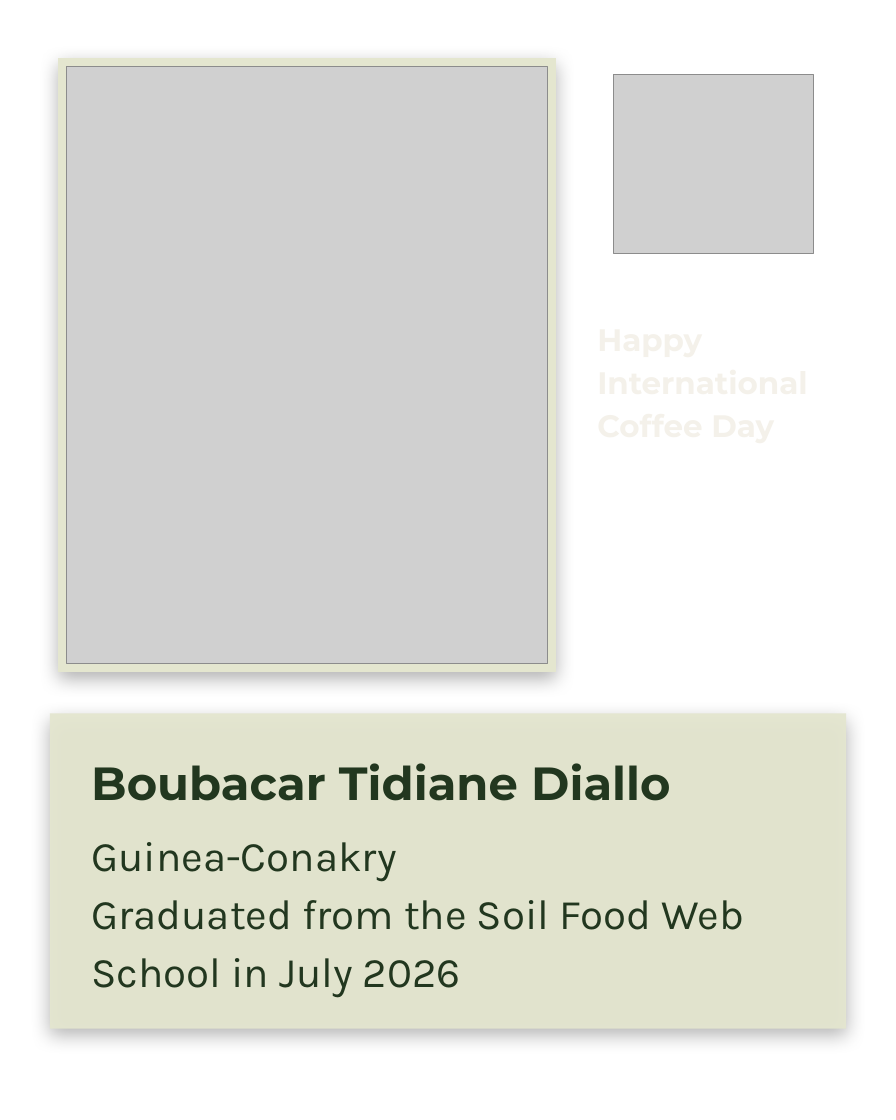
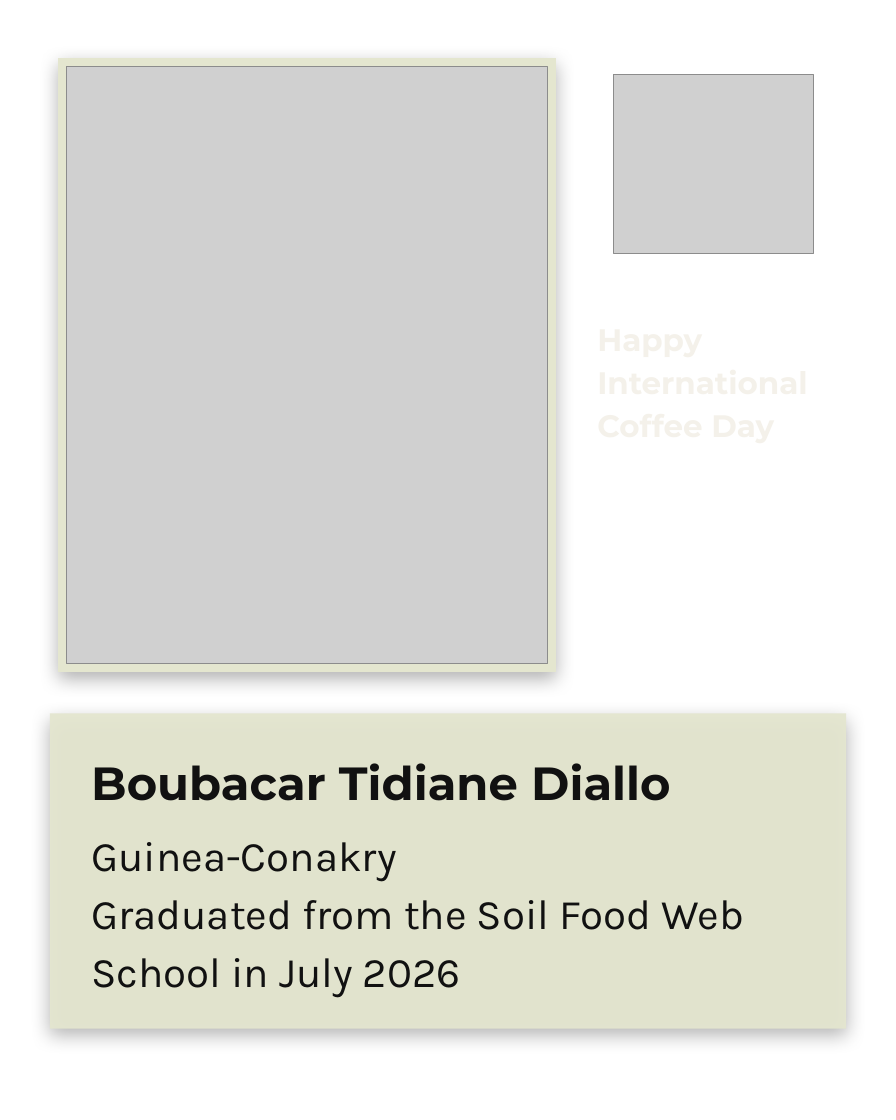
Before and after one commit to linneamoritznyc/SFW-SocialMedia, a slide deck: slide 1 of templates/posts/october/01-10-2026-thu-ig-soil-regenerators-boubacar-panorama-brand-colours.pptx. Drawn at 896x1120 pixels with LibreOffice and Linux fonts; fonts in the diff are those of the drawing; grey boxes stand for pictures; background and template pictures are left out. Boxes give left, top, right and bottom in pixels: in the first picture for what was removed or moved away, otherwise in the second. Text is boxed around its words. In the diff, an @@ line names an element or a change of style, - is before the commit and + after.

```diff
--- a/templates/posts/october/01-10-2026-thu-ig-soil-regenerators-boubacar-panorama-brand-colours.pptx
+++ b/templates/posts/october/01-10-2026-thu-ig-soil-regenerators-boubacar-panorama-brand-colours.pptx
@@ text "Boubacar Tidiane Diallo" at box(91, 763, 670, 801): text colour #22371F to #111111 @@
@@ text "Guinea-Conakry" at box(91, 842, 744, 998): text colour #22371F to #111111 @@
```
Also in this commit, not shown: 10 other slides changed, 39 other files.
